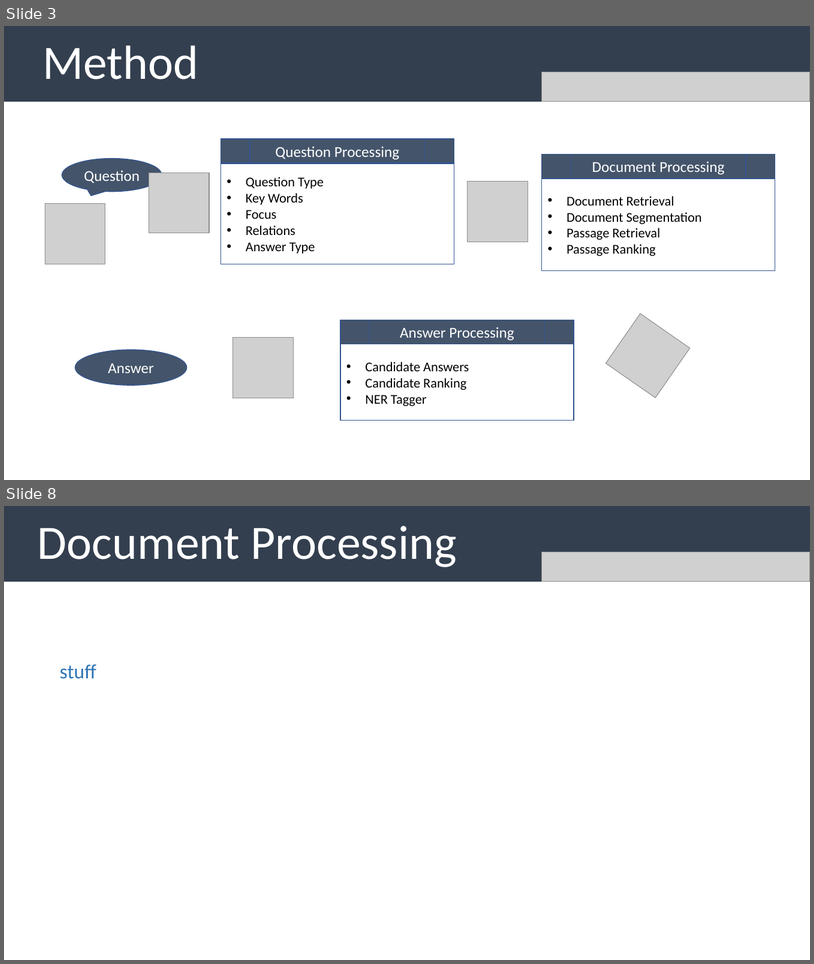
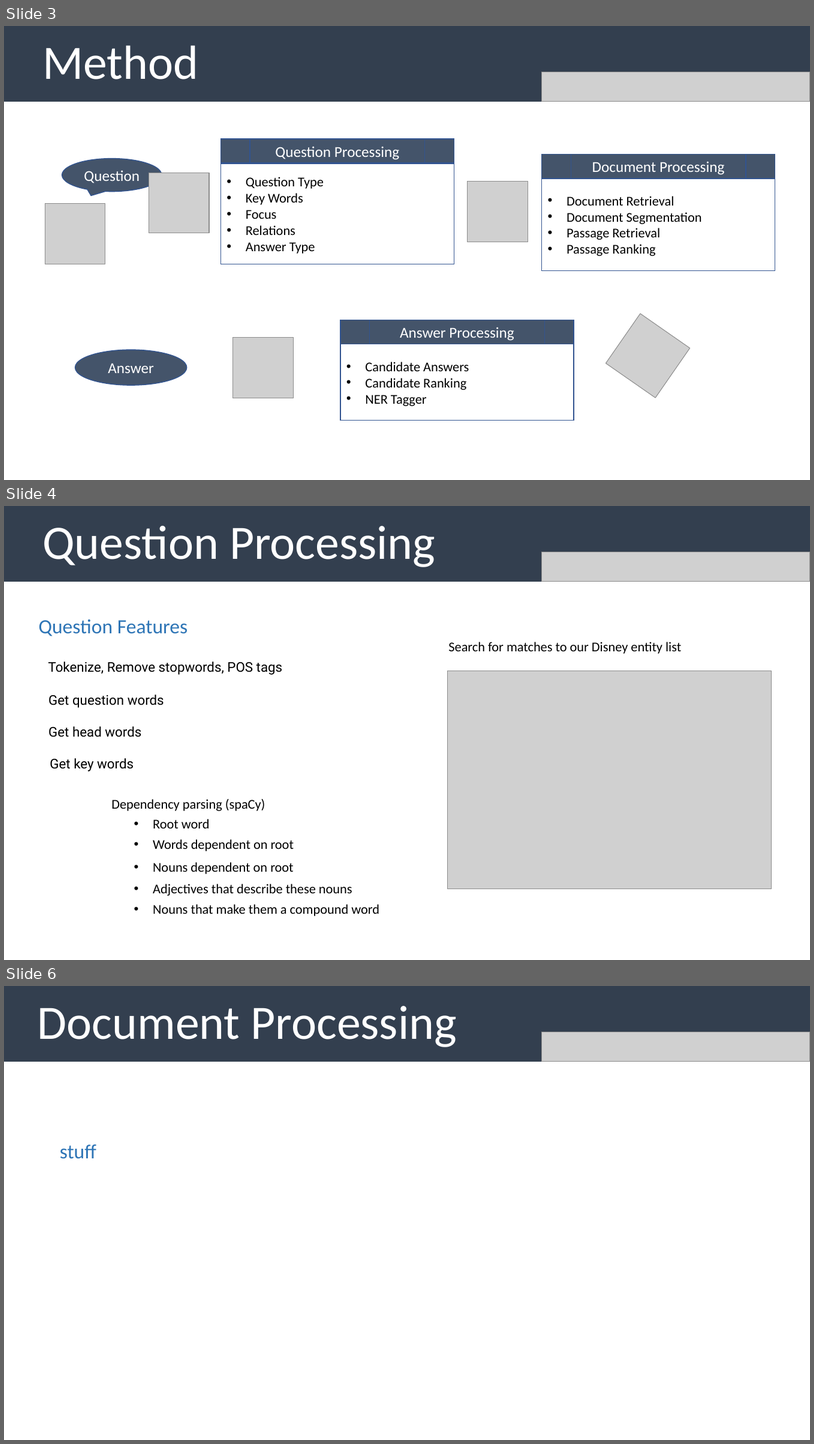
Before and after one commit to uabinf/nlp-group-project-fall-2020-disneyqanda, a slide deck: disneyqanda.pptx. Shown one above the other, each under a label of ours: slides 3 and 8 before the commit, slides 3, 4 and 6 after it; the slides between them are not shown. The pictures are 814x964 and 814x1444 pixels, drawn with LibreOffice and Linux fonts; fonts in the diff are those of the drawing; grey boxes stand for pictures. Boxes give left, top, right and bottom in pixels: in the first picture for what was removed or moved away, otherwise in the second. Text is boxed around its words. In the diff, an @@ line names an element or a change of style, - is before the commit and + after.

```diff
--- a/disneyqanda.pptx
+++ b/disneyqanda.pptx
@@ slide 4 added at bbox=[4, 506, 810, 960], background #FFFFFF @@
@@ rectangle added at bbox=[4, 506, 810, 582], fill #333F50, 57 pt, text #FFFFFF @@
+Question Processing
@@ picture added at bbox=[542, 552, 810, 582] @@
@@ text added at bbox=[39, 619, 188, 636], 24 pt, text #2E75B6 @@
+Question Features
@@ text added at bbox=[449, 642, 681, 654], 16 pt, text #000000 @@
+Search for matches to our Disney entity list
@@ text added at bbox=[48, 661, 283, 675], 16 pt, text #000000 @@
+Tokenize, Remove stopwords, POS tags
@@ picture added at bbox=[448, 670, 771, 888] @@
@@ text added at bbox=[48, 694, 164, 708], 16 pt, text #000000 @@
+Get question words
@@ text added at bbox=[48, 726, 141, 737], 16 pt, text #000000 @@
+Get head words
@@ text added at bbox=[50, 758, 134, 771], 16 pt, text #000000 @@
+Get key words
@@ text added at bbox=[111, 799, 266, 811], 16 pt, text #000000 @@
+Dependency parsing (spaCy)
@@ text added at bbox=[153, 819, 210, 828], 16 pt, text #000000 @@
+• Root word
@@ text added at bbox=[153, 839, 294, 851], 16 pt, text #000000 @@
+• Words dependent on root
@@ text added at bbox=[153, 862, 293, 874], 16 pt, text #000000 @@
+• Nouns dependent on root
@@ text added at bbox=[153, 883, 353, 895], 16 pt, text #000000 @@
+• Adjectives that describe these nouns
@@ text added at bbox=[153, 904, 380, 916], 16 pt, text #000000 @@
+• Nouns that make them a compound word
@@ what was slide 8 is now slide 6 @@
```
Also in this commit, not shown: 3 slides changed, 1 other slide added, 4 slides removed.
